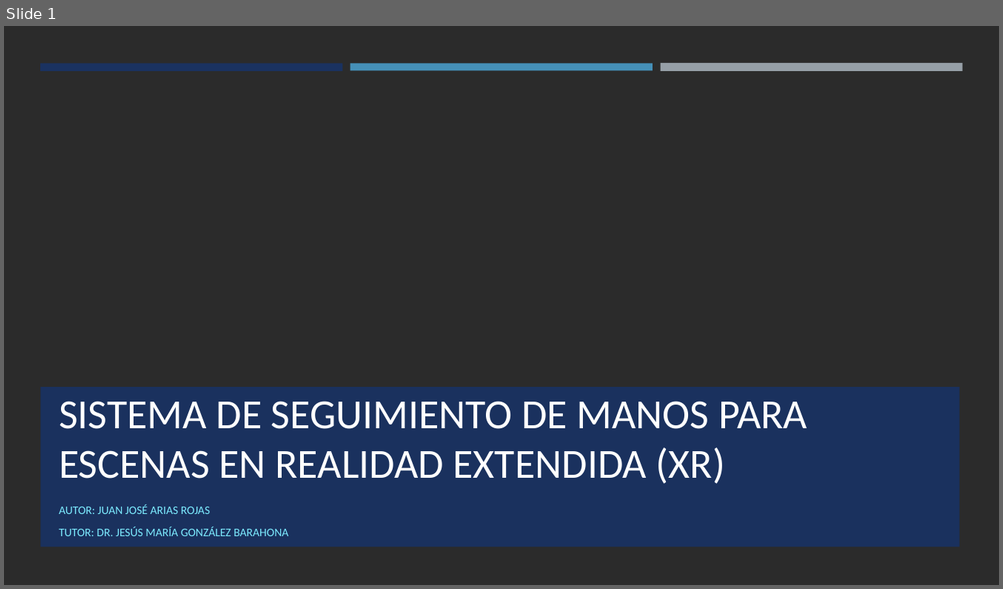
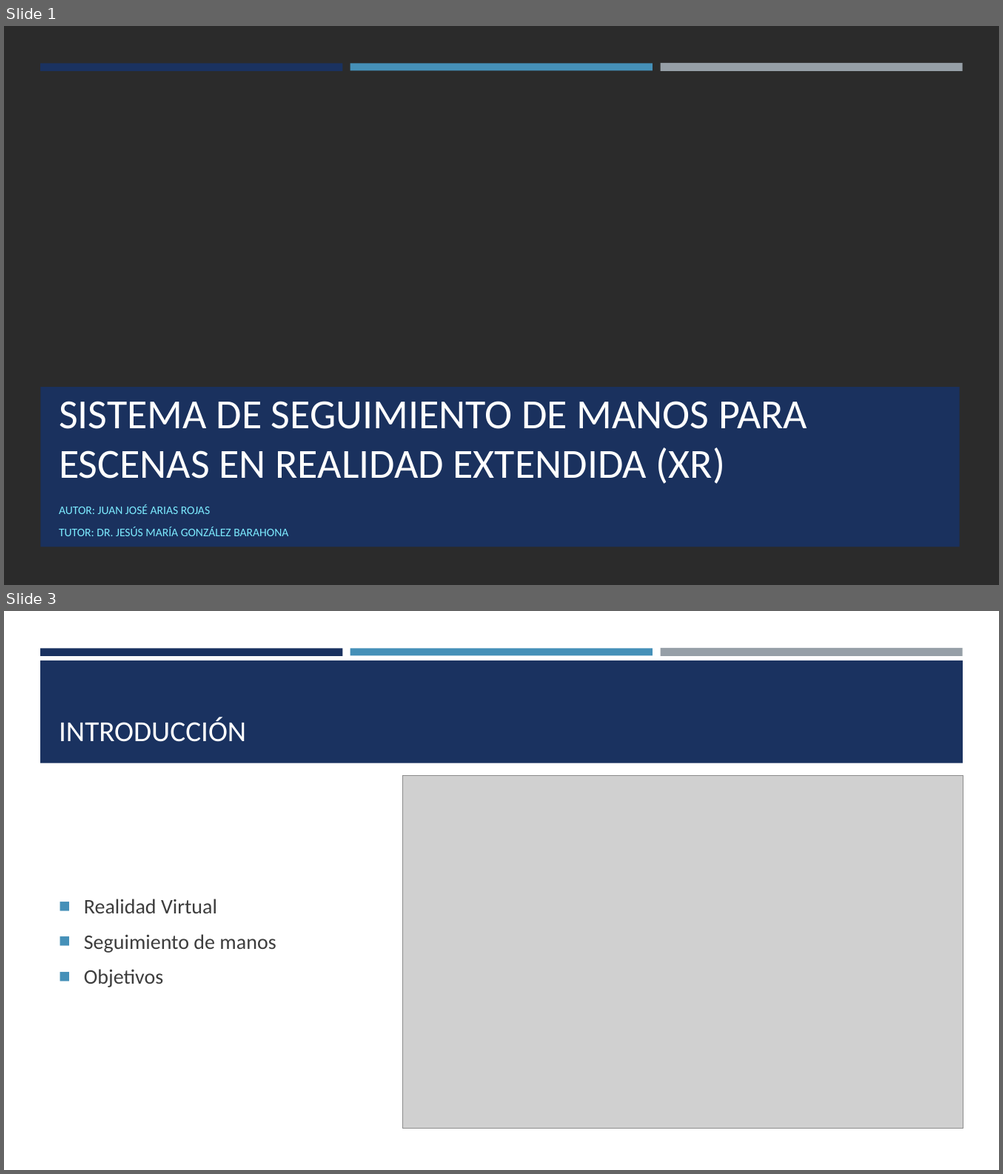
Before and after one commit to JuJoarias/TFG, a slide deck: presentacion/presentacion.pptx. Shown one above the other, each under a label of ours: slide 1 before the commit, slides 1 and 3 after it; the slides between them are not shown. The pictures are 1003x589 and 1003x1174 pixels, drawn with LibreOffice and Linux fonts; fonts in the diff are those of the drawing; grey boxes stand for pictures; background and template pictures are left out; a plain dark background stands for a picture behind light text. Boxes give left, top, right and bottom in pixels: in the first picture for what was removed or moved away, otherwise in the second. Text is boxed around its words. In the diff, an @@ line names an element or a change of style, - is before the commit and + after.

```diff
--- a/presentacion/presentacion.pptx
+++ b/presentacion/presentacion.pptx
@@ slide 3 added at <box>4,611,999,1170</box>, background #FFFFFF @@
@@ rectangle added at <box>40,648,343,655</box>, fill #1A3260 @@
@@ rectangle added at <box>350,648,652,655</box>, fill #4590B8 @@
@@ rectangle added at <box>660,648,962,657</box>, fill #969FA7 @@
@@ rectangle added at <box>40,661,963,763</box>, fill #1A3260 @@
@@ title added at <box>59,717,246,742</box>, 28 pt, text #FFFFFF @@
+INTRODUCCIÓN
@@ picture added at <box>402,776,964,1129</box> @@
@@ text added at <box>84,899,276,988</box>, 20 pt, text #3D3D3D @@
+■ Realidad Virtual
+■ Seguimiento de manos
+■ Objetivos
```
Also in this commit, not shown: 2 slides changed, 7 other slides added, 1 slide removed.
